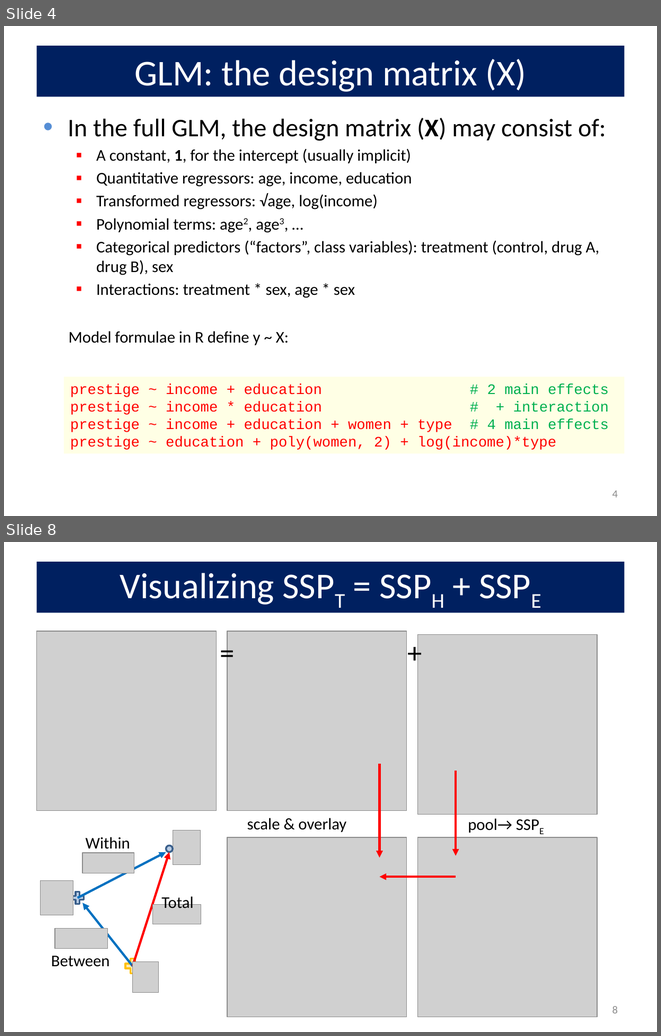
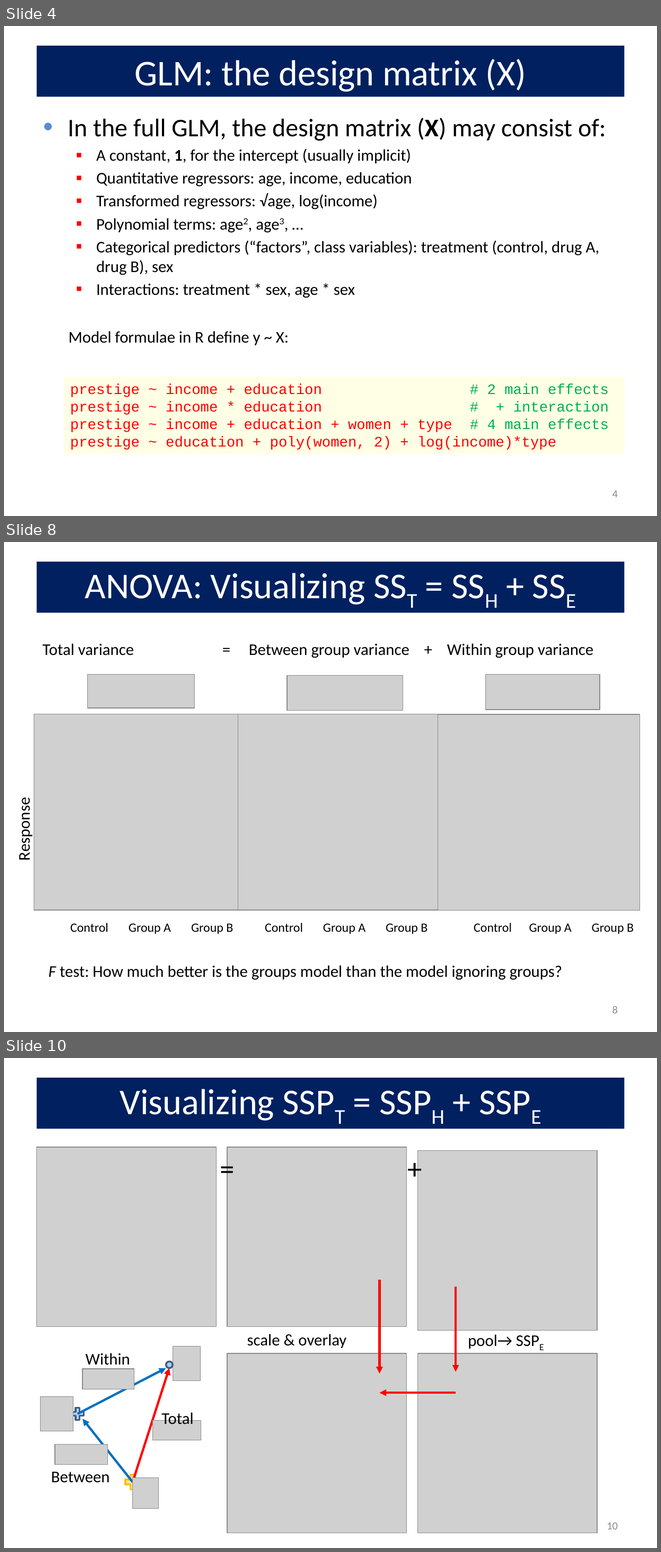
Before and after one commit to friendly/VisMLM-course, a slide deck: lectures/lecture2.pptx. Shown one above the other, each under a label of ours: slides 4 and 8 before the commit, slides 4, 8 and 10 after it; the slides between them are not shown. The pictures are 661x1036 and 661x1552 pixels, drawn with LibreOffice and Linux fonts; fonts in the diff are those of the drawing; grey boxes stand for pictures. Boxes give left, top, right and bottom in pixels: in the first picture for what was removed or moved away, otherwise in the second. Text is boxed around its words. In the diff, an @@ line names an element or a change of style, - is before the commit and + after.

```diff
--- a/lectures/lecture2.pptx
+++ b/lectures/lecture2.pptx
@@ slide 8 added at (4,542,657,1032), background #FFFFFF @@
@@ title added at (37,562,624,612), fill #002060, 40 pt, text #FFFFFF @@
+ANOVA: Visualizing SST = SSH + SSE
@@ text added at (249,643,593,658), 18 pt, text #000000 @@
+Total variance = Between group variance + Within group variance
@@ picture added at (88,674,195,708) @@
@@ picture added at (286,675,403,711) @@
@@ picture added at (486,674,600,710) @@
@@ picture added at (34,714,258,910) @@
@@ picture added at (238,714,451,910) @@
@@ picture added at (438,714,639,910) @@
@@ rectangle added at (10,774,36,883), fill #FFFFFF, 18 pt, text #000000 @@
+Response
@@ text added at (70,923,634,934), 14 pt, text #000000 @@
+Control Group A Group B Control Group A Group B Control Group A Group B
@@ text added at (49,965,562,980), 18 pt, text #000000 @@
+F test: How much better is the groups model than the model ignoring groups?
@@ page number added at (612,1006,618,1013), 12 pt, text #8C8C8C @@
+8
@@ what was slide 8 is now slide 10 @@
@@ page number at (607,1522,618,1529): text changed @@
-8
+10
```
Also in this commit, not shown: 3 slides changed, 1 other slide added, 10 other files.
